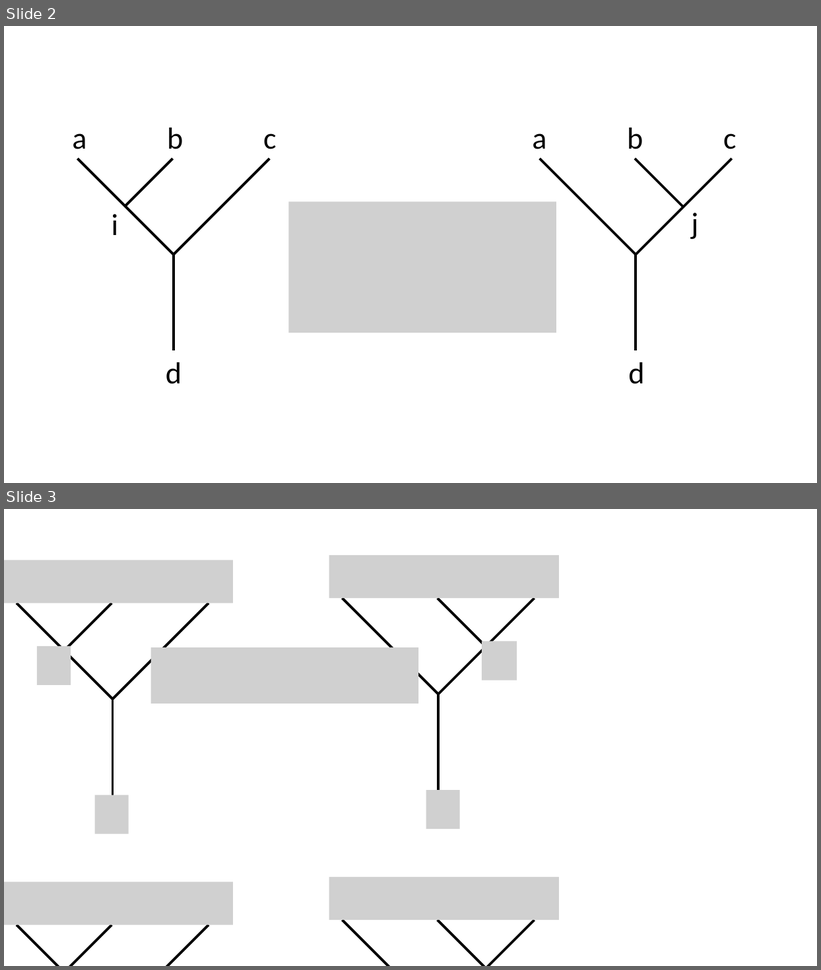
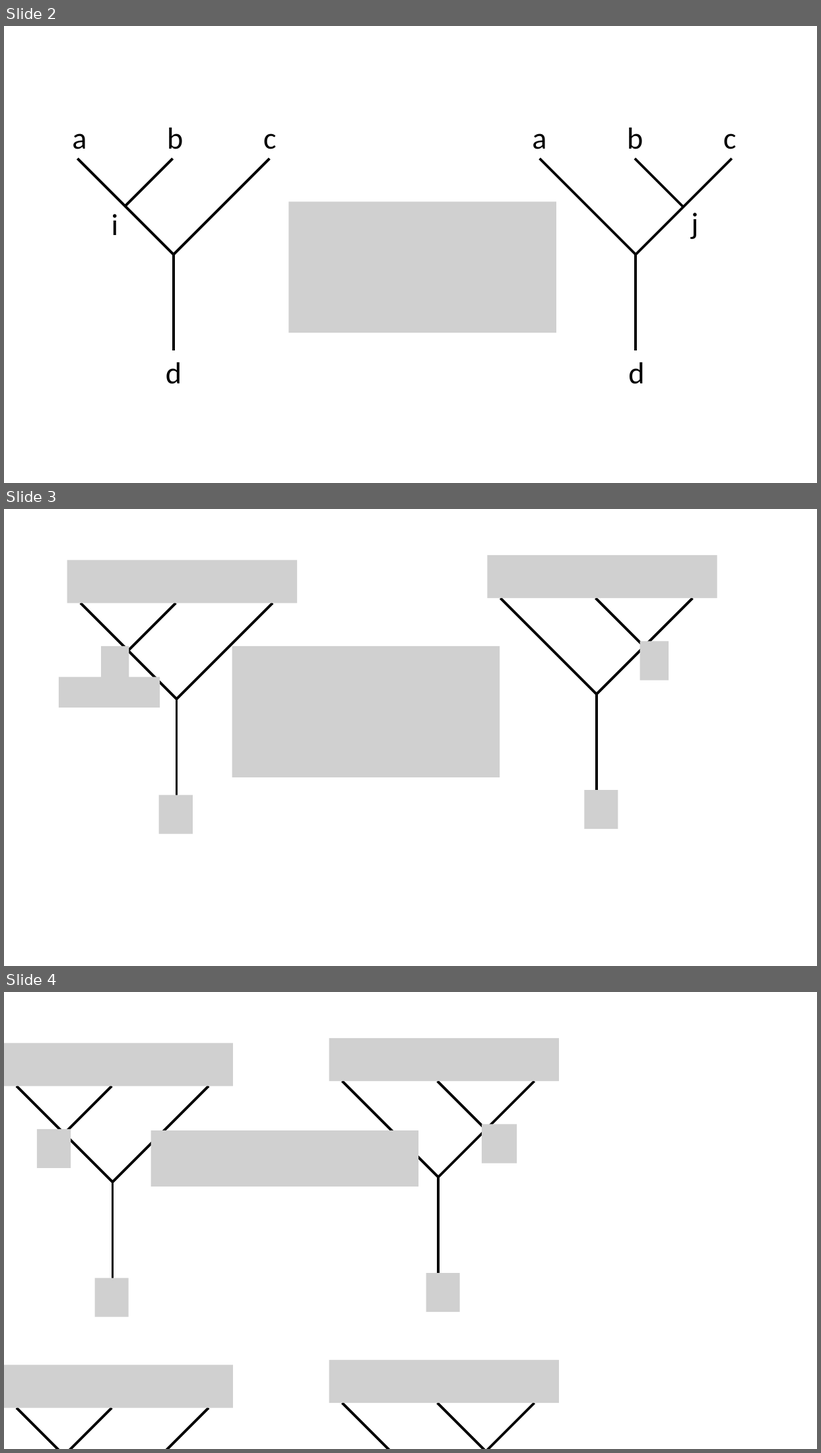
Before and after one commit to yk-liu/yk-liu.github.io, a slide deck: _posts/2019-05-14-Introduction-to-QC-and-TQC-Ising-Anyons/assets/pics.source.pptx. Shown one above the other, each under a label of ours: slides 2 and 3 before the commit, slides 2, 3 and 4 after it. The pictures are 821x970 and 821x1453 pixels, drawn with LibreOffice and Linux fonts; fonts in the diff are those of the drawing; grey boxes stand for pictures; background and template pictures are left out. Boxes give left, top, right and bottom in pixels: in the first picture for what was removed or moved away, otherwise in the second. Text is boxed around its words. In the diff, an @@ line names an element or a change of style, - is before the commit and + after.

```diff
--- a/_posts/2019-05-14-Introduction-to-QC-and-TQC-Ising-Anyons/assets/pics.source.pptx
+++ b/_posts/2019-05-14-Introduction-to-QC-and-TQC-Ising-Anyons/assets/pics.source.pptx
@@ slide 3 added at bbox=[4, 509, 817, 966], background #FFFFFF @@
@@ picture added at bbox=[67, 560, 298, 603] @@
@@ picture added at bbox=[488, 555, 717, 599] @@
@@ line added from (81, 603) to (177, 699), #000000 3 pt @@
@@ line added from (176, 603) to (128, 651), #000000 3 pt @@
@@ line added from (177, 699) to (273, 603), #000000 3 pt @@
@@ line added from (500, 598) to (597, 694), #000000 3 pt @@
@@ line added from (596, 598) to (644, 646), #000000 3 pt @@
@@ line added from (597, 694) to (692, 598), #000000 3 pt @@
@@ picture added at bbox=[101, 646, 129, 685] @@
@@ picture added at bbox=[232, 646, 500, 778] @@
@@ picture added at bbox=[640, 642, 669, 681] @@
@@ picture added at bbox=[59, 677, 160, 707] @@
@@ line added from (177, 699) to (177, 795), #000000 3 pt @@
@@ line added from (597, 694) to (597, 790), #000000 3 pt @@
@@ picture added at bbox=[159, 795, 193, 834] @@
@@ picture added at bbox=[585, 790, 618, 829] @@
@@ what was slide 3 is now slide 4 @@
```
Also in this commit, not shown: 4 other files.
